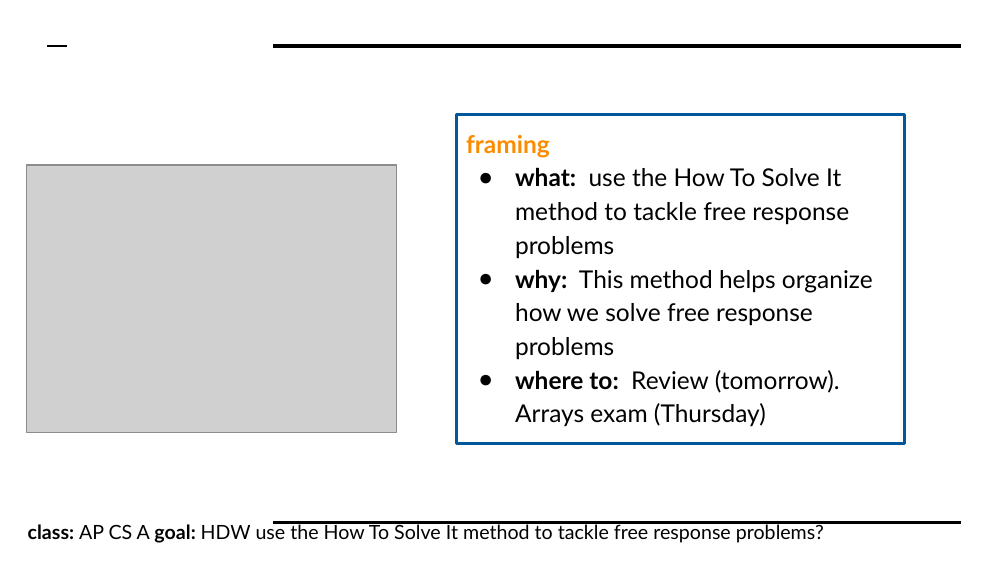
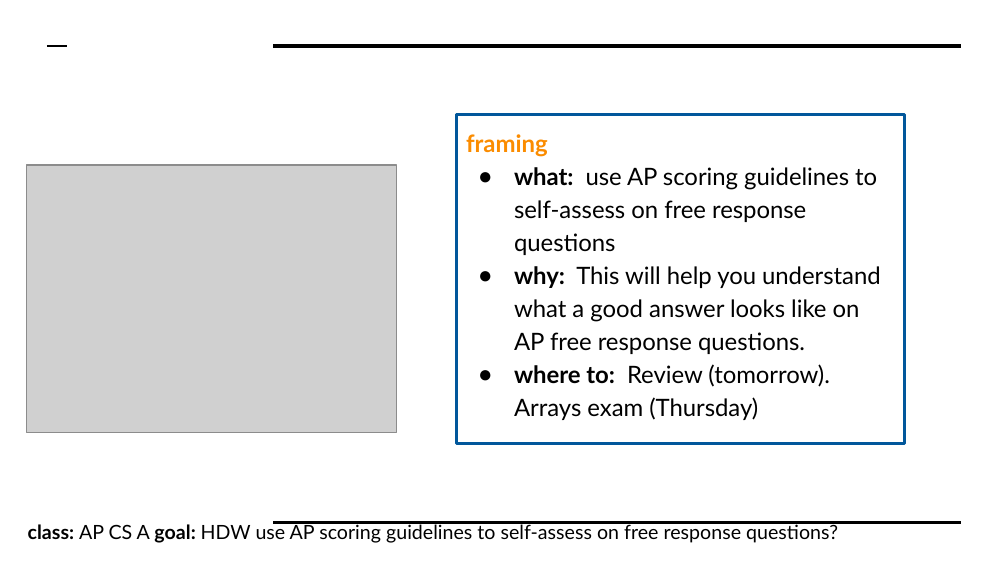
Before and after one commit to cobrien87/work, a slide deck: slide 3 of old/apcsa_3_2.pptx. Drawn at 1008x567 pixels with LibreOffice and Linux fonts; fonts in the diff are those of the drawing; grey boxes stand for pictures; background and template pictures are left out. Boxes give left, top, right and bottom in pixels: in the first picture for what was removed or moved away, otherwise in the second. Text is boxed around its words. In the diff, an @@ line names an element or a change of style, - is before the commit and + after.

```diff
--- a/old/apcsa_3_2.pptx
+++ b/old/apcsa_3_2.pptx
@@ text in rectangle at <box>466,134,830,420</box>: size 17.5 to 17.1 pt in "framing", "where to: Review (tomorrow). Arrays exam (Thursday)"; indent changed @@
@@ text in rectangle at <box>514,167,881,354</box>: text changed; size 17.5 to 17.1 pt @@
-● what: use the How To Solve It method to tackle free response problems
-● why: This method helps organize how we solve free response problems
+● what: use AP scoring guidelines to self-assess on free response questions
+● why: This will help you understand what a good answer looks like on AP free response questions.
@@ text at <box>28,523,838,543</box>: text changed @@
-class: AP CS A goal: HDW use the How To Solve It method to tackle free response problems?
+class: AP CS A goal: HDW use AP scoring guidelines to self-assess on free response questions?
```
Also in this commit, not shown: 4 other slides changed, 4 slides added, 3 slides removed, 15 other files.
